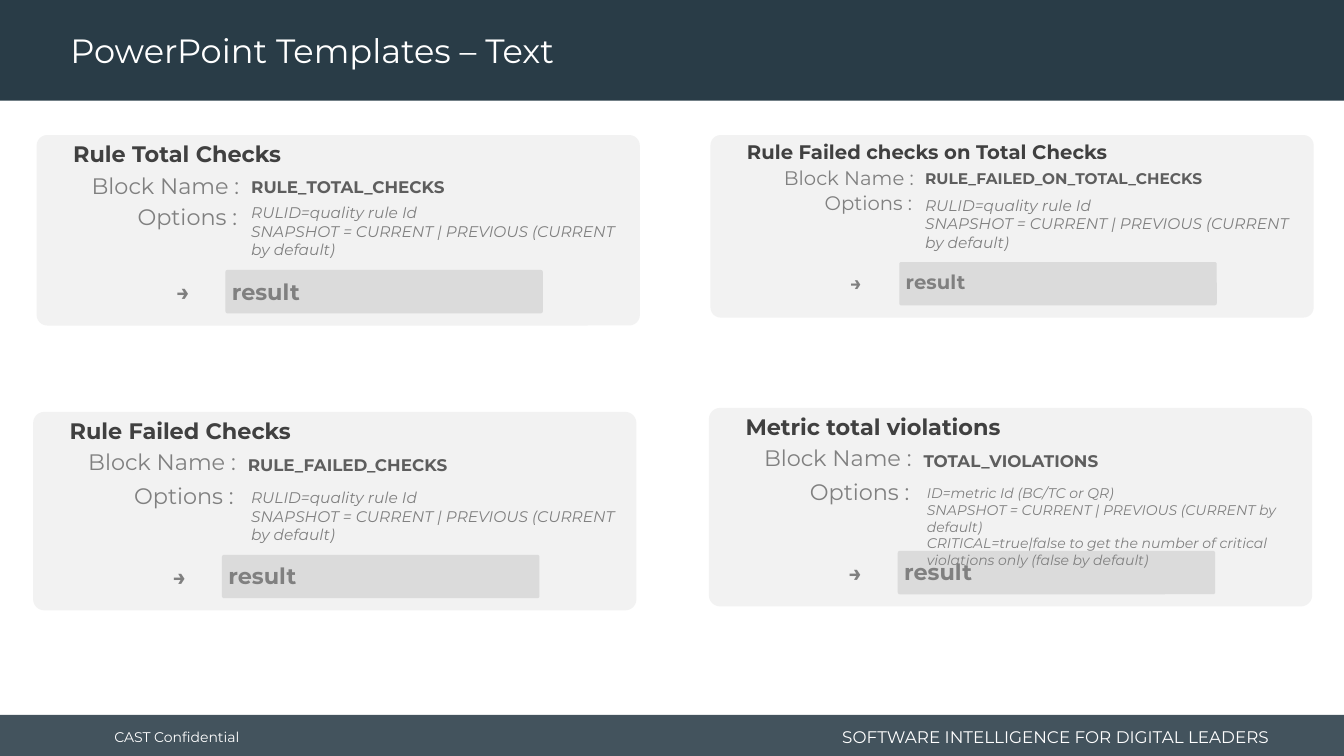
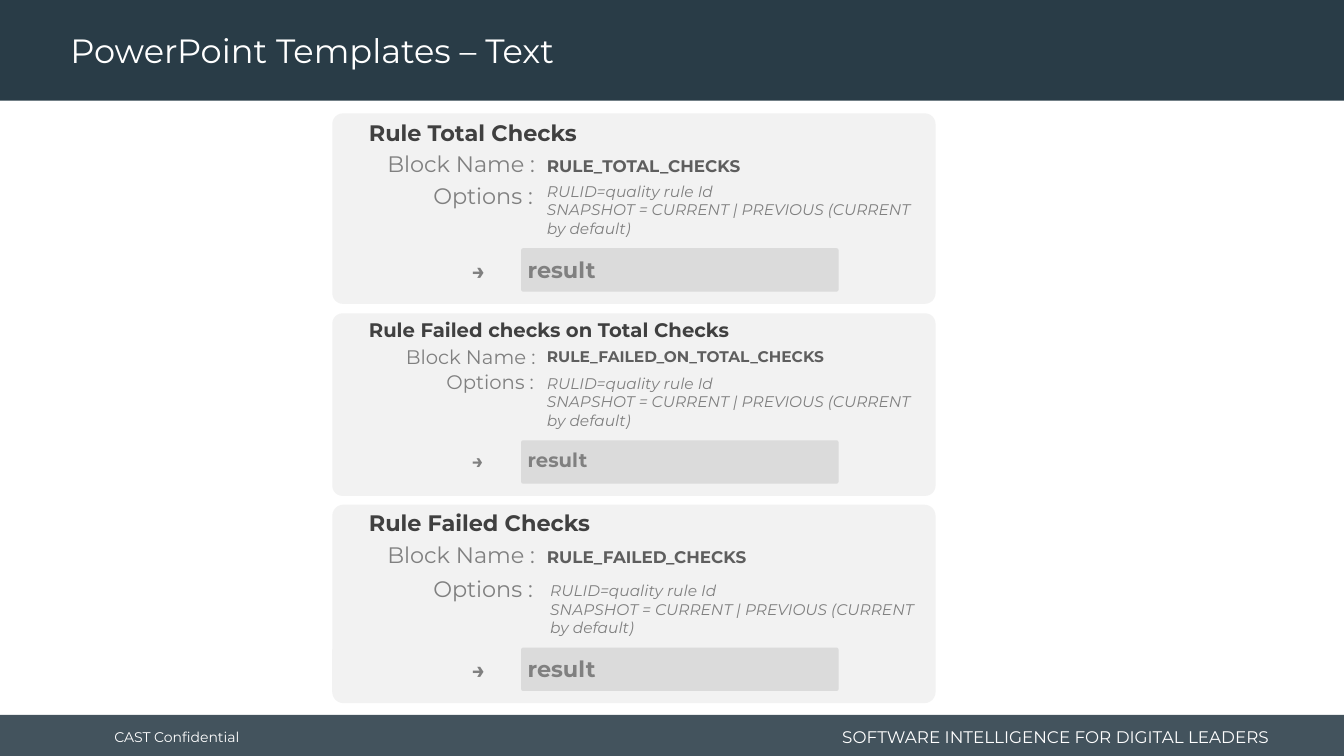
Before and after one commit to CAST-projects/CAST-ReportGenerator, a slide deck: slide 15 of CastReporting.Reporting.Core/Templates/Application/Component library/1- Powerpoint-components-library.pptx. Drawn at 1344x756 pixels with LibreOffice and Linux fonts; fonts in the diff are those of the drawing; background and template pictures are left out. Boxes give left, top, right and bottom in pixels: in the first picture for what was removed or moved away, otherwise in the second. Text is boxed around its words. In the diff, an @@ line names an element or a change of style, - is before the commit and + after.

Commit message:
REPORTGEN-1237: add component TOTAL_VIOLATIONS_EVOLUTION

```diff
--- a/CastReporting.Reporting.Core/Templates/Application/Component library/1- Powerpoint-components-library.pptx
+++ b/CastReporting.Reporting.Core/Templates/Application/Component library/1- Powerpoint-components-library.pptx
@@ text "Options :": place and size @@
-text "Options :" at (138, 208, 227, 229)
+text "Options :" at (433, 187, 522, 208)
@@ text "RULID=quality rule Id": place and size @@
-text "RULID=quality rule Id" at (251, 206, 614, 258)
+text "RULID=quality rule Id" at (547, 186, 910, 237)
@@ 5 texts, 2 rounded rectangles: place and size @@
-5 texts, 2 rounded rectangles at (36, 135, 639, 326)
+5 texts, 2 rounded rectangles at (333, 113, 936, 303)
@@ 7 texts, 2 rounded rectangles: place and size @@
-7 texts, 2 rounded rectangles at (711, 135, 1314, 318)
+7 texts, 2 rounded rectangles at (333, 314, 936, 496)
@@ 3 texts, 1 rounded rectangle: place and size @@
-3 texts, 1 rounded rectangle at (33, 412, 636, 611)
+3 texts, 1 rounded rectangle at (333, 505, 936, 704)
@@ group removed at (709, 408, 1312, 607): 7 texts, 2 rounded rectangles @@
-Metric total violations
-TOTAL_VIOLATIONS
-→
-Block Name :
-Options :
-result
-ID=metric Id (BC/TC or QR)
-SNAPSHOT = CURRENT | PREVIOUS (CURRENT by default)
-CRITICAL=true|false to get the number of critical violations only (false by default)
@@ 4 texts, 1 rounded rectangle: place and size @@
-4 texts, 1 rounded rectangle at (88, 453, 539, 603)
+4 texts, 1 rounded rectangle at (387, 546, 839, 696)
```
Also in this commit, not shown: 1 slide added, 6 other files.
